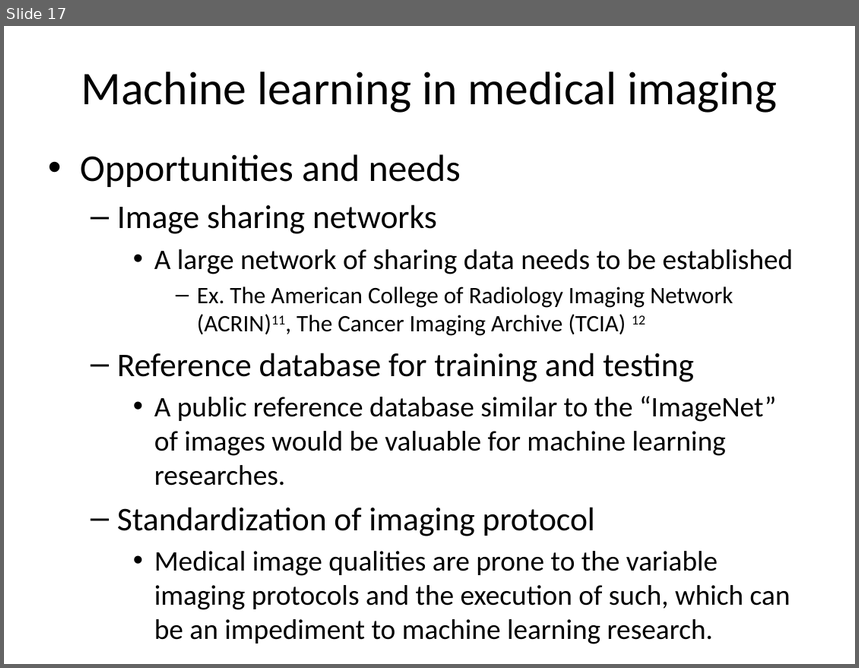
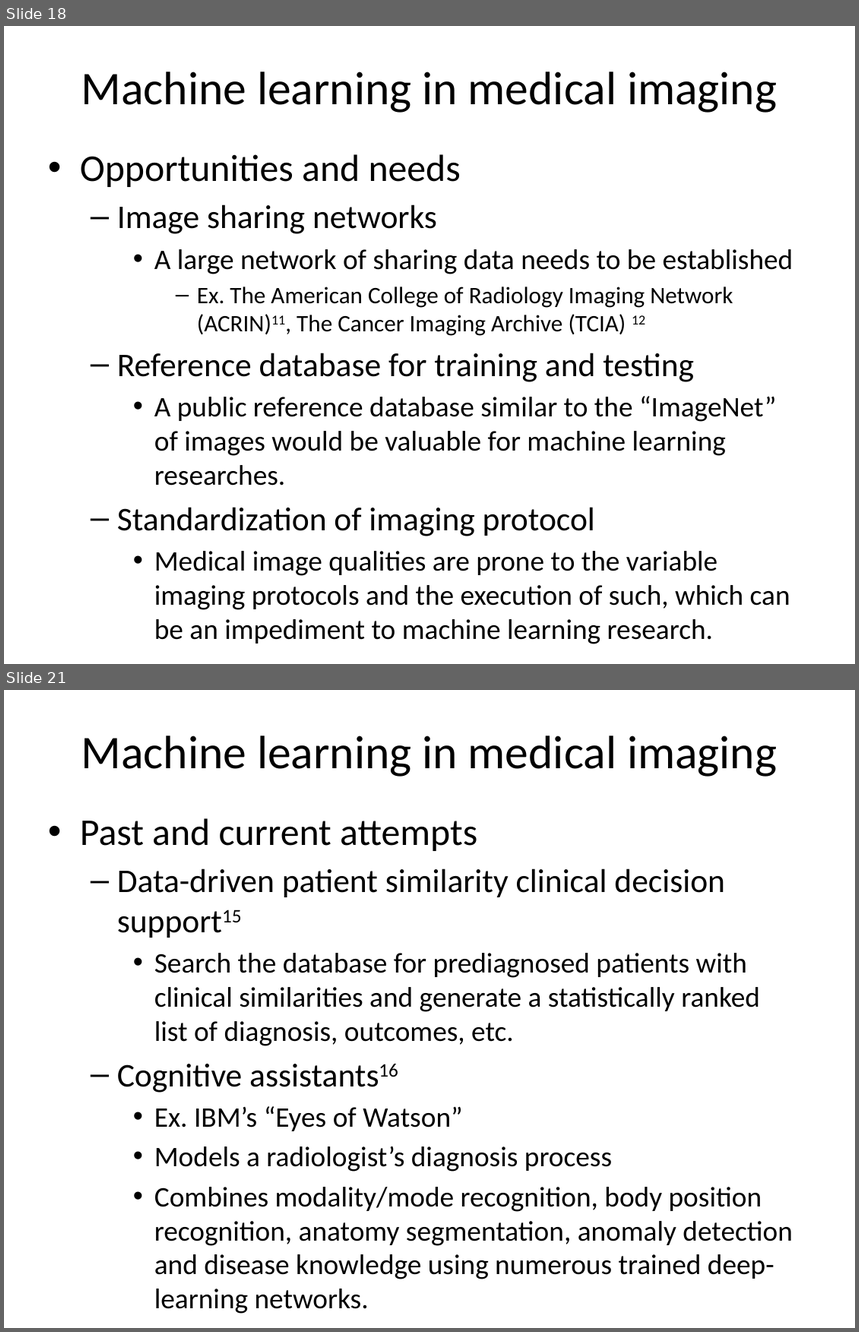
Before and after one commit to WendaZ/PyCharm_data, a slide deck: Machine Learning in Medical Imaging.pptx. Shown one above the other, each under a label of ours: slide 17 before the commit, slides 18 and 21 after it; the slides between them are not shown. The pictures are 859x668 and 859x1332 pixels, drawn with LibreOffice and Linux fonts; fonts in the diff are those of the drawing. Boxes give left, top, right and bottom in pixels: in the first picture for what was removed or moved away, otherwise in the second. Text is boxed around its words. In the diff, an @@ line names an element or a change of style, - is before the commit and + after.

```diff
--- a/Machine Learning in Medical Imaging.pptx
+++ b/Machine Learning in Medical Imaging.pptx
@@ slide 21 added at [4,690,855,1328], background #FFFFFF @@
@@ title added at [82,736,777,777], 39.6 pt, text #000000 @@
+Machine learning in medical imaging
@@ text added at [80,818,793,1314], 24 pt, text #000000 @@
+• Past and current attempts
+  – Data-driven patient similarity clinical decision support15
+    • Search the database for prediagnosed patients with clinical similarities and generate a statistically ranked list of diagnosis, outcomes, etc.
+  – Cognitive assistants16
+    • Ex. IBM’s “Eyes of Watson”
+    • Models a radiologist’s diagnosis process
+    • Combines modality/mode recognition, body position recognition, anatomy segmentation, anomaly detection and disease knowledge using numerous trained deep-learning networks.
@@ what was slide 17 is now slide 18 @@
```
Also in this commit, not shown: 4 slides changed, 3 other slides added.
